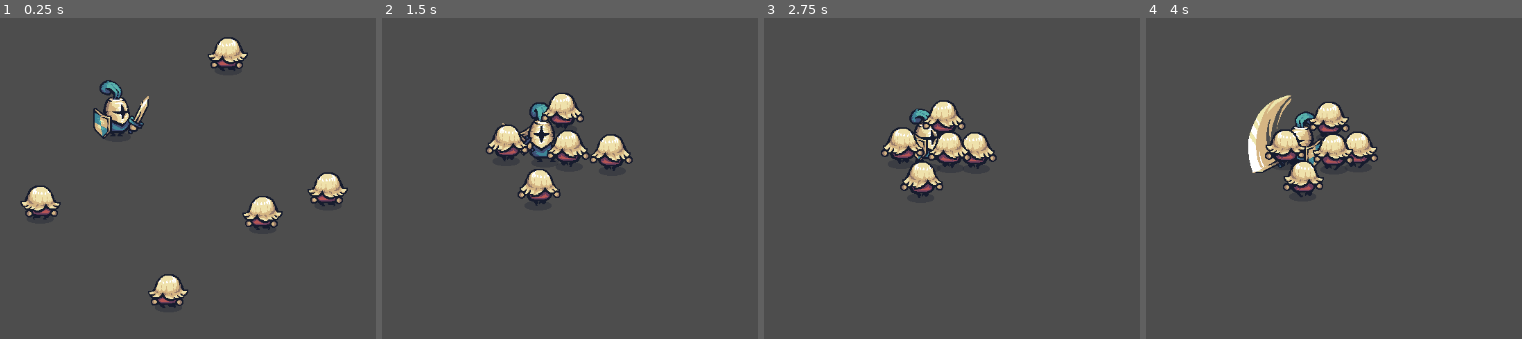
Above: before the commit, frames 1-4 (left to right).
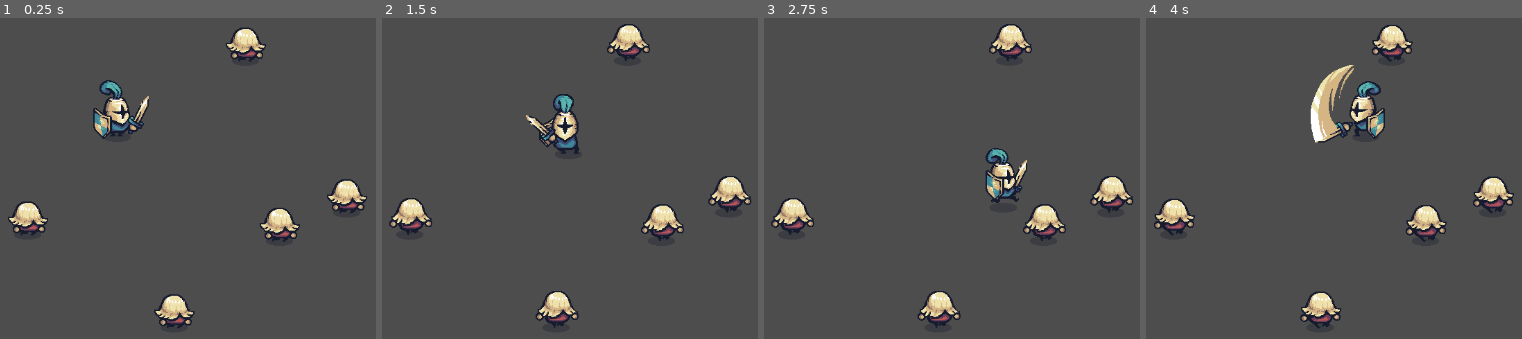
Above: after the commit, the same moments.

Repository: danielbenvindo15/Jogo_top_down_DIO
Game: Godot game, scene res://test_scenes/test_player.tscn
Same seed, same stepped clock (60 frames per second), same inputs: the game is played once before the commit and once after it.
Inputs:
- Up to frame 1 (0.25 s): no input
- Up to frame 2 (1.5 s): hold D (move_right) 0.53-1.28 s; tap Space (action_button) at 0.6, 1.35 s; hold S (move_down) from 1.28 s (still down)
- Up to frame 3 (2.75 s): release S (move_down) at 2.03 s; hold D (move_right) from 2.03 s (still down); tap Space (action_button) at 2.1 s
- Up to frame 4 (4 s): release D (move_right) at 2.78 s; hold Up (move_up) 2.78-3.53 s; tap Space (action_button) at 2.85, 3.6 s; hold A (move_left) from 3.53 s (still down)

The runs differ from the first frame. In frame 1, 6.2% of the frame differs, in the area x 2-98%, y 3-97%; in frame 2, 8.9%; in frame 3, 9.4%; in frame 4, 11%, in the area x 2-98%, y 2-97%.
Error after the commit: Invalid access to property or key 'input_vector' on a base object of type 'CharacterBody2D (Enemy)'. (res://enemies/behaviors/follow_player.gd:32)

Commit message:
criação do script enemy e ligação dele com o pawn

Diff:
--- a/enemies/behaviors/follow_player.gd
+++ b/enemies/behaviors/follow_player.gd
@@ -1,13 +1,23 @@
-extends CharacterBody2D
+extends Node
 
 
 #Variáveis
 #----------------------------------#
 #Variável que define a velocidade em px/s
 @export var speed: float = 120
+#Variável que liga o Script de seguir o jogador ao script enemy.gd
+var enemy: Enemy
 #Variável que relaciona o script do pawn com o sprite dele
-@onready var sprite: AnimatedSprite2D = $AnimatedSprite2D
+var sprite: AnimatedSprite2D
 
+
+
+
+func _ready():
+	enemy = get_parent()
+	sprite = enemy.get_node("AnimatedSprite2D")
+	enemy.health
+	pass
 
 func _physics_process(delta: float) -> void:
 
@@ -15,11 +25,11 @@
 
 	# Define direção do inimigo:
 	var player_position = GameManager.player_position
-	var difference = player_position - position
+	var difference = player_position - enemy.position
 	var input_vector = difference.normalized()
 
 	# Define velocidade do inimigo:
-	velocity = input_vector * speed
+	enemy.velocity = enemy.input_vector * enemy.speed
 
 	#------ Sistema de rotação e espelhamento de Sprite ------#
 
@@ -33,4 +43,4 @@
 		pass
 
 
-	move_and_slide()
+	enemy.move_and_slide()
--- /dev/null
+++ b/enemies/enemy.gd
@@ -0,0 +1,5 @@
+class_name Enemy
+extends Node2D
+
+
+@export var health: int = 10
--- a/enemies/pawn.tscn
+++ b/enemies/pawn.tscn
@@ -1,7 +1,8 @@
 [gd_scene format=3 uid="uid://ce3o6lxxfh7iy"]
 
 [ext_resource type="Texture2D" uid="uid://dw3dt1cuwai13" path="res://assets/Tiny Swords/Factions/Knights/Troops/Pawn/Red/Pawn_Red.png" id="1_bb1v8"]
-[ext_resource type="Script" uid="uid://cgilumxierfgh" path="res://enemies/behaviors/follow_player.gd" id="1_ldgsm"]
+[ext_resource type="Script" uid="uid://8raed3sv4n5k" path="res://enemies/enemy.gd" id="1_ldgsm"]
+[ext_resource type="Script" uid="uid://cgilumxierfgh" path="res://enemies/behaviors/follow_player.gd" id="3_s0sfi"]
 
 [sub_resource type="AtlasTexture" id="AtlasTexture_ldgsm"]
 atlas = ExtResource("1_bb1v8")
@@ -70,3 +71,6 @@
 [node name="CollisionShape2D" type="CollisionShape2D" parent="." unique_id=2025875670]
 position = Vector2(0, -23)
 shape = SubResource("CapsuleShape2D_4ojeh")
+
+[node name="FollowPlayer" type="Node" parent="." unique_id=1108551913]
+script = ExtResource("3_s0sfi")
Not shown, added: enemies/enemy.gd.uid
